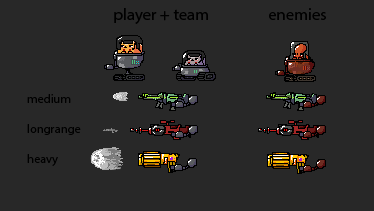
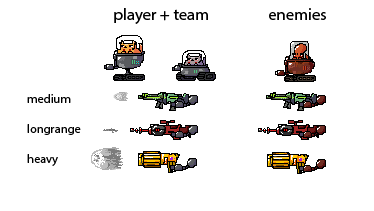
Layers edited between the first and the second 374 × 211 image:
hid "bg" over [0, 0, 374, 211]
